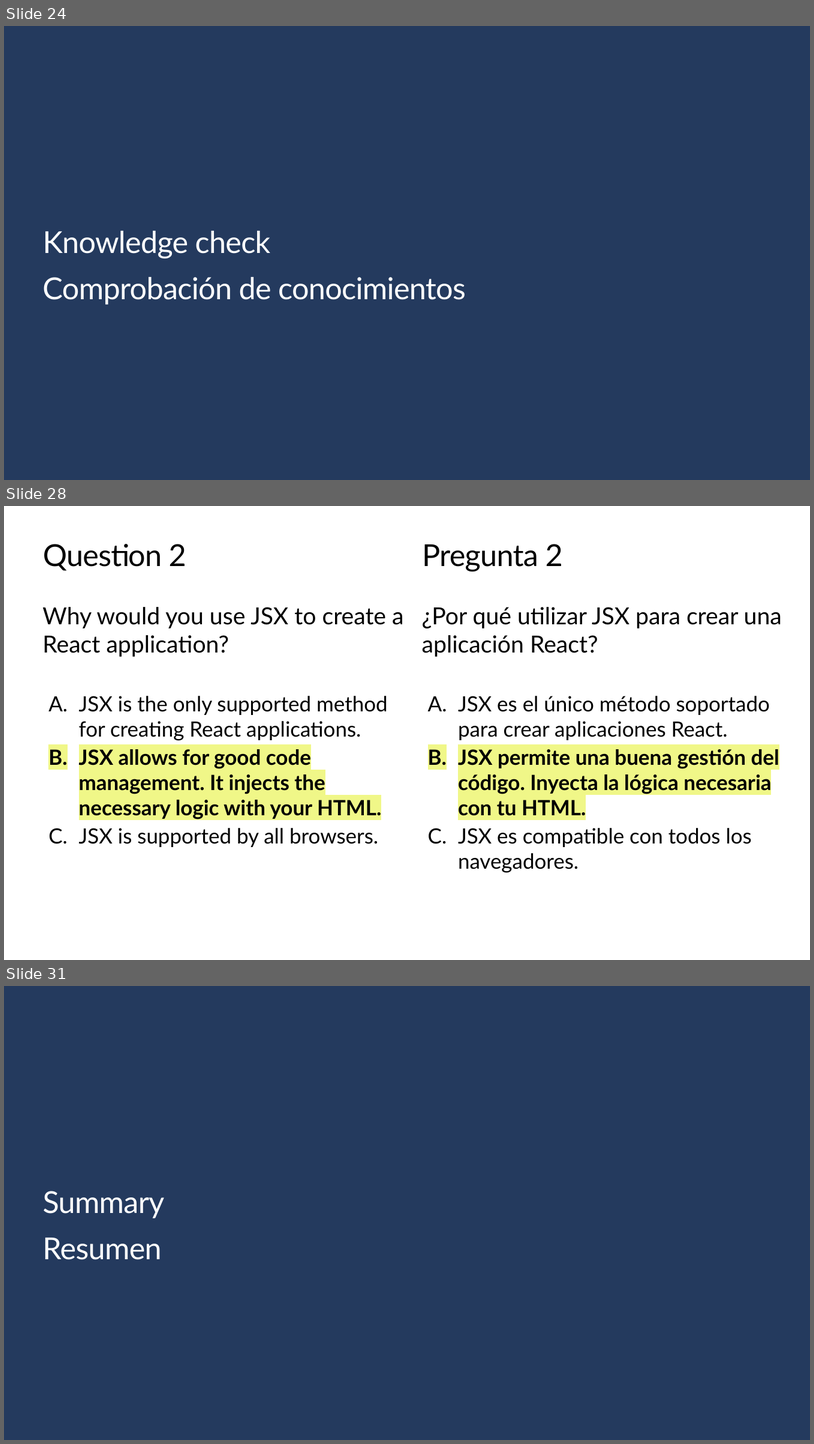
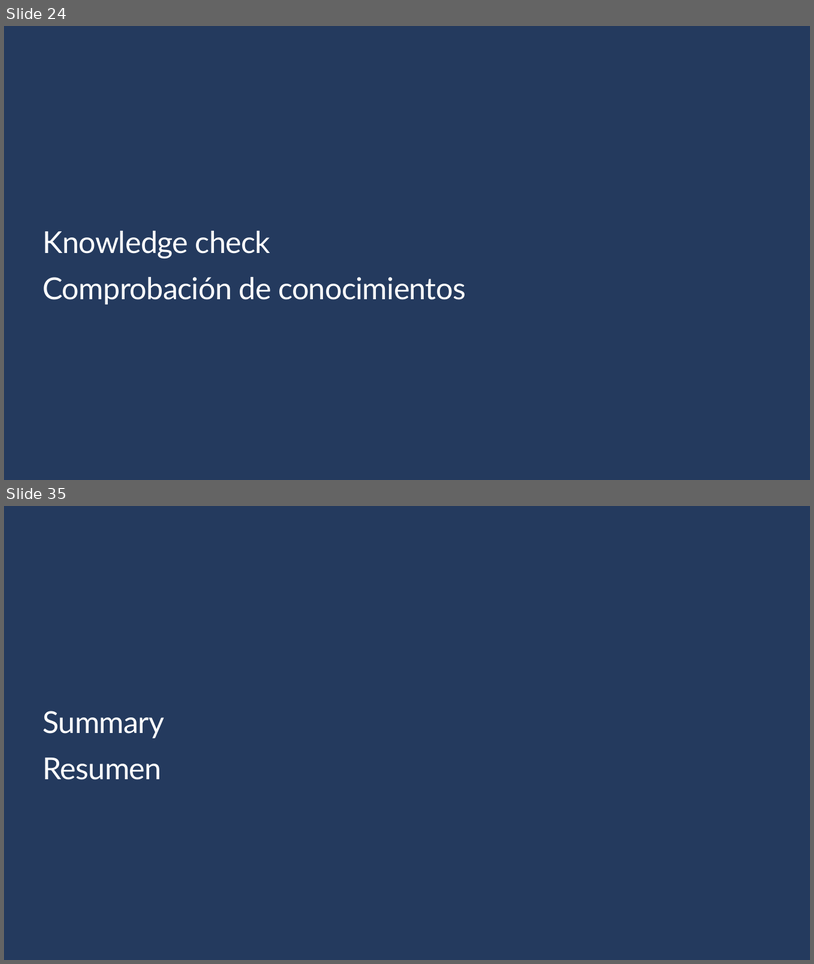
Before and after one commit to Gilberto-Guzman-Student-Ambassadors/Introduction_to_Computer_Vision_with_TensorFlow, a slide deck: presentation/slides.pptx. Shown one above the other, each under a label of ours: slides 24, 28 and 31 before the commit, slides 24 and 35 after it; the slides between them are not shown. The pictures are 814x1444 and 814x964 pixels, drawn with LibreOffice and Linux fonts; fonts in the diff are those of the drawing; background and template pictures are left out. Boxes give left, top, right and bottom in pixels: in the first picture for what was removed or moved away, otherwise in the second. Text is boxed around its words. In the diff, an @@ line names an element or a change of style, - is before the commit and + after.

```diff
--- a/presentation/slides.pptx
+++ b/presentation/slides.pptx
@@ slide 28 removed at [4,506,810,960], background #FFFFFF @@
@@ title removed at [43,544,186,571] @@
-Question 2
@@ text removed at [422,544,563,571] @@
-Pregunta 2
@@ text removed at [42,607,404,657] @@
-Why would you use JSX to create a React application?
@@ text removed at [422,607,782,657] @@
-¿Por qué utilizar JSX para crear una aplicación React?
@@ text removed at [79,696,388,847] @@
-  A. JSX is the only supported method for creating React applications.
-  B. JSX allows for good code management. It injects the necessary logic with your HTML.
-  C. JSX is supported by all browsers.
@@ text removed at [458,696,780,873] @@
-  A. JSX es el único método soportado para crear aplicaciones React.
-  B. JSX permite una buena gestión del código. Inyecta la lógica necesaria con tu HTML.
-  C. JSX es compatible con todos los navegadores.
@@ what was slide 31 is now slide 35 @@
```
Also in this commit, not shown: 3 slides changed, 12 slides added, 7 other slides removed, 1 other file.
